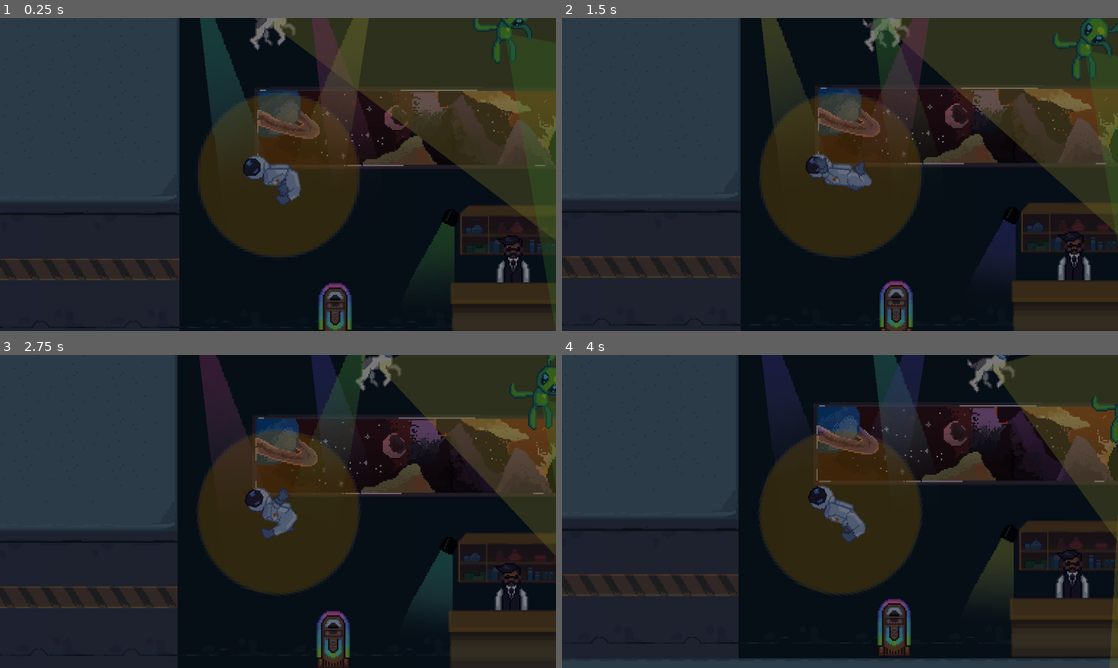
Above: before the commit, frames 1-4 (two rows, left to right).
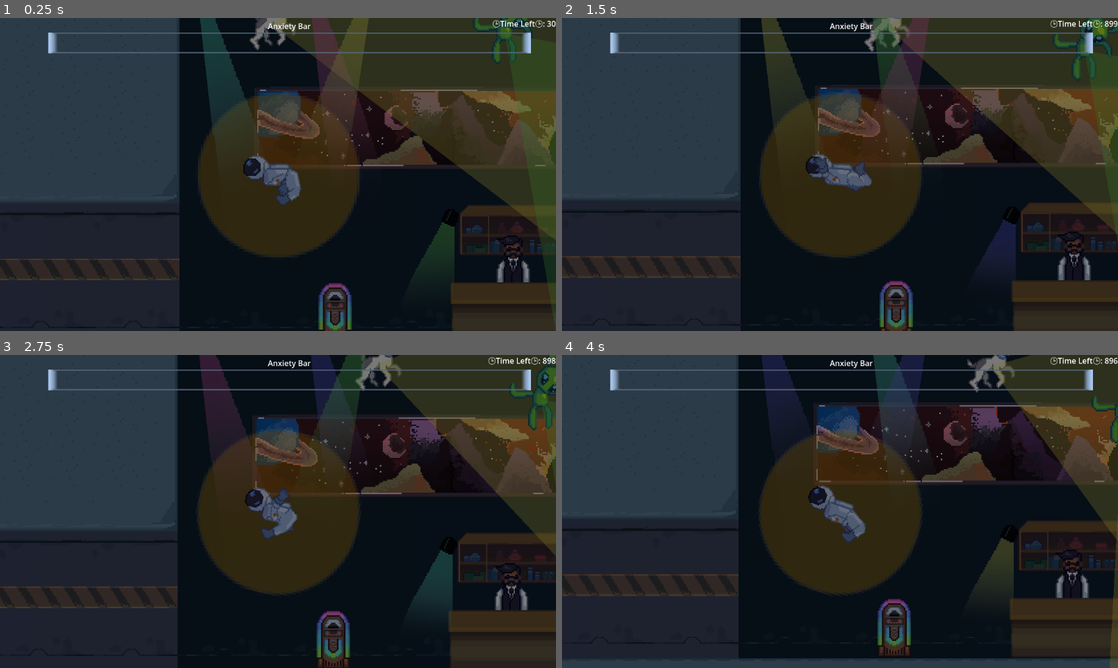
Above: after the commit, the same moments.

Repository: PiotrusWatson/last_party
Game: Godot game, scene res://worlds/piotrus_scene.tscn
The game is run twice, just before and just after one commit, with the same random seed, the same clock (stepped at 60 frames per second) and the same inputs. The engine's default icon, where the game draws it, is replaced by a stand-in: a white triangle on a blue panel in a dark square.
Inputs (mouse positions are in pixels of both pictures, inside the frame that each line leads up to):
- Up to frame 1 (0.25 s): no input
- Up to frame 2 (1.5 s): move the mouse to (962, 158) at 0.52 s; press the mouse at (962, 158) at 0.53 s; move the mouse to (728, 190) at 1.27 s; release the mouse at (728, 190) at 1.28 s; tap E (Interact) at 1.35 s
- Up to frame 3 (2.75 s): move the mouse to (333, 442) at 2.02 s; press the mouse at (333, 442) at 2.03 s
- Up to frame 4 (4 s): move the mouse to (812, 574) at 2.77 s; release the mouse at (812, 574) at 2.78 s; tap E (Interact) at 2.85 s; move the mouse to (1006, 558) at 3.52 s; press the mouse at (1006, 558) at 3.53 s

The runs differ from the first frame. In frame 1, 1.2% of the frame differs, in the area x 8-100%, y 0-12%; in frame 2, 1.2%; in frame 3, 1.2%; in frame 4, 1.2%.

Commit message:
added ui that looks better

Diff:
--- /dev/null
+++ b/UI/anxiety_bar.tscn
@@ -0,0 +1,30 @@
+[gd_scene load_steps=5 format=3 uid="uid://c2jcjr23v276m"]
+
+[ext_resource type="Texture2D" uid="uid://bcnnx371gayei" path="res://UI/Anxietybar_frame.png" id="1_3vr3l"]
+[ext_resource type="Texture2D" uid="uid://clhoytmatma7a" path="res://UI/Anxietybar_filling.png" id="2_waixi"]
+[ext_resource type="Script" path="res://worlds/anxiety_bar.gd" id="3_xybdf"]
+[ext_resource type="Texture2D" uid="uid://ci77s2j6y1qkv" path="res://UI/Anxietybar_filling_critical.png" id="4_oggj2"]
+
+[node name="AnxietyBar" type="TextureProgressBar"]
+anchors_preset = 10
+anchor_right = 1.0
+offset_top = 30.0
+offset_bottom = 60.0
+grow_horizontal = 2
+nine_patch_stretch = true
+texture_over = ExtResource("1_3vr3l")
+texture_progress = ExtResource("2_waixi")
+script = ExtResource("3_xybdf")
+critical_texture_bar = ExtResource("4_oggj2")
+
+[node name="Label" type="Label" parent="."]
+layout_mode = 1
+anchors_preset = 5
+anchor_left = 0.5
+anchor_right = 0.5
+offset_left = -45.0
+offset_top = -25.0
+offset_right = 45.0
+offset_bottom = -2.0
+grow_horizontal = 2
+text = "Anxiety Bar"
--- a/prefabs/player/player.tscn
+++ b/prefabs/player/player.tscn
@@ -24,6 +24,7 @@
 [node name="Player" type="RigidBody2D" groups=["Partiers", "Player"]]
 texture_filter = 1
 mass = 30.0
+gravity_scale = 0.0
 script = ExtResource("1_4ttaq")
 
 [node name="CollisionShape2D" type="CollisionShape2D" parent="."]
--- a/worlds/anxiety_bar.gd
+++ b/worlds/anxiety_bar.gd
@@ -1,8 +1,16 @@
 extends TextureProgressBar
+@export var critical_texture_bar: Texture2D
+@export var percent_critical = 30
+var normal_texture_bar
 
 func init(max_value):
 	self.max_value = max_value
+	normal_texture_bar = texture_progress
 
 func set_anxiety(new_value):
-	print(new_value)
+
 	value = max_value - new_value
+	if (max_value - value) < (max_value / 10) * (percent_critical / 10):
+		texture_progress = critical_texture_bar
+	else:
+		texture_progress = normal_texture_bar
--- a/worlds/piotrus_scene.tscn
+++ b/worlds/piotrus_scene.tscn
@@ -6,14 +6,12 @@
 [ext_resource type="Texture2D" uid="uid://dpneqkfqk5mvj" path="res://sprites/Background/BG_Placeholder.png" id="3_crhye"]
 [ext_resource type="PackedScene" uid="uid://djw3s61m8ih8c" path="res://prefabs/partygoer/partygoer_dog.tscn" id="5_m13ws"]
 [ext_resource type="Texture2D" uid="uid://b10repbx682cb" path="res://sprites/Background/tilesheet1.png" id="5_xc60l"]
-[ext_resource type="Texture2D" uid="uid://l3ixci0mdpp2" path="res://icon.svg" id="7_5p2nu"]
-[ext_resource type="Texture2D" uid="uid://wdilcwlyp1c1" path="res://sprites/placeholder/Debugempty.png" id="7_pb6ad"]
 [ext_resource type="Texture2D" uid="uid://btoh8ejigin3h" path="res://sprites/Background/BarDesk.png" id="8_7mumj"]
 [ext_resource type="Texture2D" uid="uid://cx2awtj7b7uxg" path="res://sprites/Background/spacewindow.png" id="8_8aiih"]
 [ext_resource type="PackedScene" uid="uid://1ciexgxjj0hb" path="res://prefabs/props/radio.tscn" id="8_8o70q"]
 [ext_resource type="Texture2D" uid="uid://crdceov406tde" path="res://sprites/Background/lightblue-sheet.png" id="8_78bav"]
 [ext_resource type="Texture2D" uid="uid://dcx7c5ra88lfa" path="res://sprites/Background/barShelf.png" id="8_yop10"]
-[ext_resource type="Script" path="res://worlds/anxiety_bar.gd" id="9_xhapp"]
+[ext_resource type="PackedScene" uid="uid://c2jcjr23v276m" path="res://UI/anxiety_bar.tscn" id="10_genvr"]
 [ext_resource type="Script" path="res://prefabs/god.gd" id="10_gu7p8"]
 [ext_resource type="Script" path="res://UI/clock.gd" id="10_wims2"]
 [ext_resource type="Texture2D" uid="uid://trq1eadbtpqw" path="res://sprites/Bartender/bartender_idle.png" id="11_ltvq2"]
@@ -221,7 +219,6 @@
 
 [node name="Player" parent="." instance=ExtResource("1_xf4hq")]
 position = Vector2(548, -116)
-gravity_scale = 0.0
 
 [node name="MainCamera" type="Camera2D" parent="." node_paths=PackedStringArray("thing_to_follow")]
 zoom = Vector2(3, 3)
@@ -331,7 +328,6 @@
 position = Vector2(663, -28)
 
 [node name="UI" type="CanvasLayer" parent="."]
-visible = false
 
 [node name="UI" type="Control" parent="UI"]
 layout_mode = 3
@@ -342,29 +338,11 @@
 grow_vertical = 2
 mouse_filter = 1
 
-[node name="AnxietyBar" type="TextureProgressBar" parent="UI/UI"]
+[node name="AnxietyBar" parent="UI/UI" instance=ExtResource("10_genvr")]
 layout_mode = 1
-anchors_preset = 10
-anchor_right = 1.0
-offset_top = 30.0
-offset_bottom = 60.0
-grow_horizontal = 2
-nine_patch_stretch = true
-texture_under = ExtResource("7_5p2nu")
-texture_progress = ExtResource("7_pb6ad")
-script = ExtResource("9_xhapp")
-
-[node name="Label" type="Label" parent="UI/UI/AnxietyBar"]
-layout_mode = 1
-anchors_preset = 5
-anchor_left = 0.5
-anchor_right = 0.5
-offset_left = -45.0
-offset_top = -25.0
-offset_right = 45.0
-offset_bottom = -2.0
-grow_horizontal = 2
-text = "Anxiety Bar"
+offset_left = 100.0
+offset_right = -52.0
+offset_bottom = 73.0
 
 [node name="Clock" type="Label" parent="UI/UI"]
 layout_mode = 1
Binary file changed: UI/Anxietybar_frame.png
Not shown: 2 places in worlds/piotrus_scene.tscn that only renumber resources
